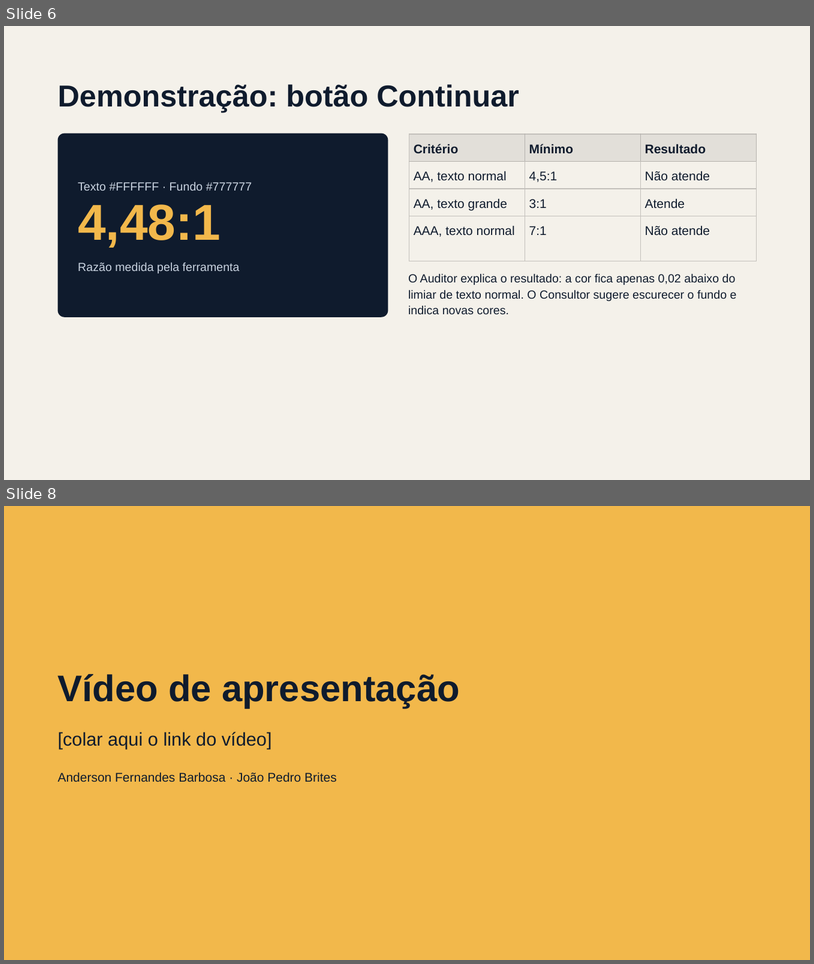
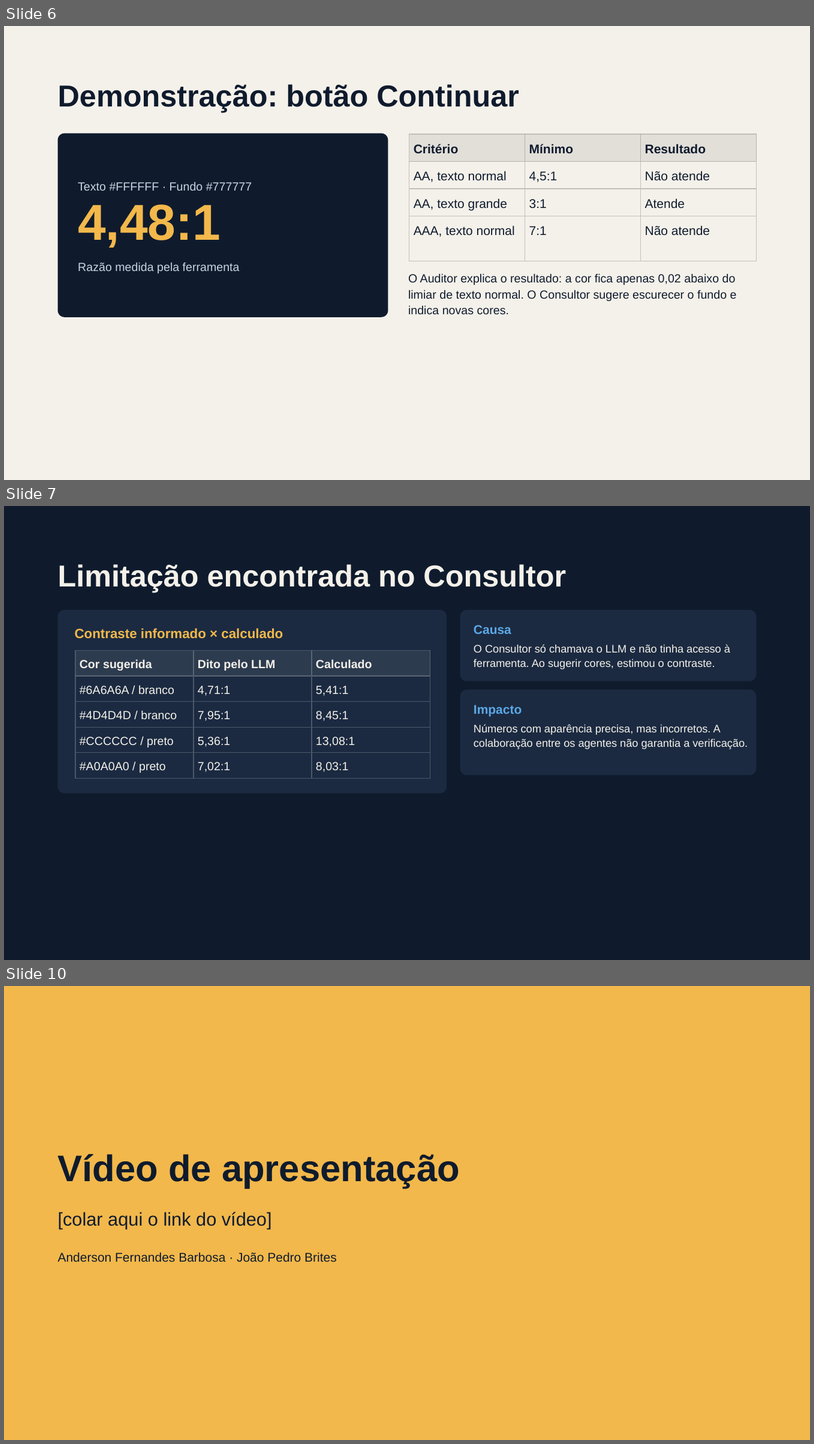
Before and after one commit to Fernanderson123/Trabalho-Pr-tico-06---Agentes-Inteligentes, a slide deck: TP06 — Assistente de Acessibilidade.pptx. Shown one above the other, each under a label of ours: slides 6 and 8 before the commit, slides 6, 7 and 10 after it; the slides between them are not shown. The pictures are 814x964 and 814x1444 pixels, drawn with LibreOffice and Linux fonts; fonts in the diff are those of the drawing. Boxes give left, top, right and bottom in pixels: in the first picture for what was removed or moved away, otherwise in the second. Text is boxed around its words. In the diff, an @@ line names an element or a change of style, - is before the commit and + after.

```diff
--- a/TP06 — Assistente de Acessibilidade.pptx
+++ b/TP06 — Assistente de Acessibilidade.pptx
@@ slide 7 added at box(4, 506, 810, 960), background #0F1B2D @@
@@ title added at box(58, 564, 566, 592), 36 pt, text #F4F1EA, bold @@
+Limitação encontrada no Consultor
@@ rounded rectangle added at box(58, 610, 447, 793), fill #1B2A41 @@
@@ rounded rectangle added at box(461, 610, 757, 681), fill #1B2A41 @@
@@ text added at box(75, 628, 283, 639), 16 pt, text #F2B84B, bold @@
+Contraste informado × calculado
@@ text added at box(474, 625, 512, 634), 15 pt, text #5BA8E6, bold @@
+Causa
@@ text added at box(474, 644, 731, 669), 13 pt, text #F4F1EA @@
+O Consultor só chamava o LLM e não tinha acesso à ferramenta. Ao sugerir cores, estimou o contraste.
@@ table added at box(75, 651, 429, 778), 5 rows, 3 columns @@
+Cor sugerida | Dito pelo LLM | Calculado
+#6A6A6A / branco | 4,71:1 | 5,41:1
+#4D4D4D / branco | 7,95:1 | 8,45:1
+#CCCCCC / preto | 5,36:1 | 13,08:1
+#A0A0A0 / preto | 7,02:1 | 8,03:1
@@ rounded rectangle added at box(461, 690, 757, 775), fill #1B2A41 @@
@@ text added at box(474, 705, 522, 716), 15 pt, text #5BA8E6, bold @@
+Impacto
@@ text added at box(474, 724, 748, 749), 13 pt, text #F4F1EA @@
+Números com aparência precisa, mas incorretos. A colaboração entre os agentes não garantia a verificação.
@@ what was slide 8 is now slide 10 @@
```
Also in this commit, not shown: 3 slides changed, 2 other slides added, 1 slide removed.
